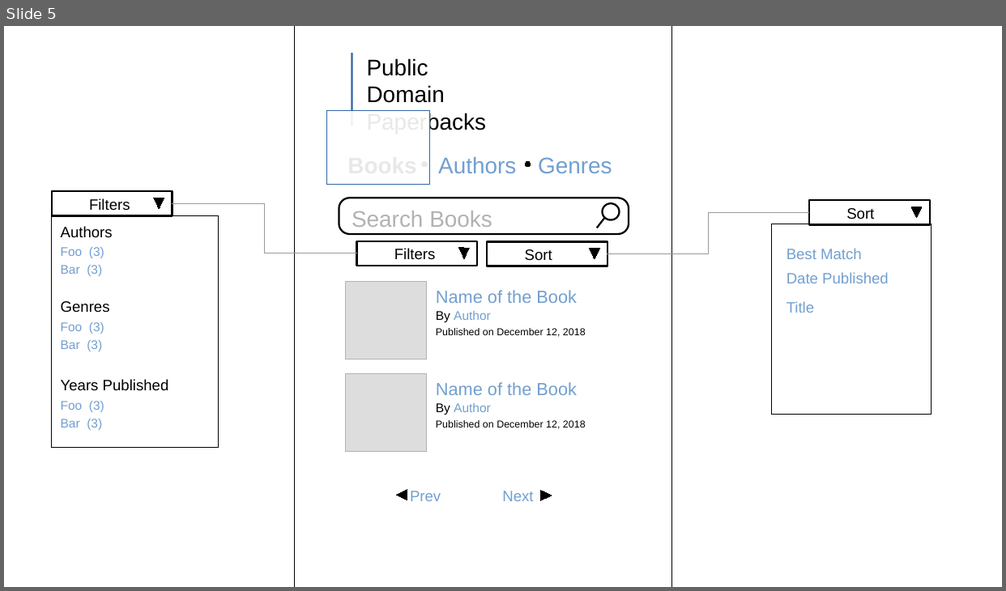
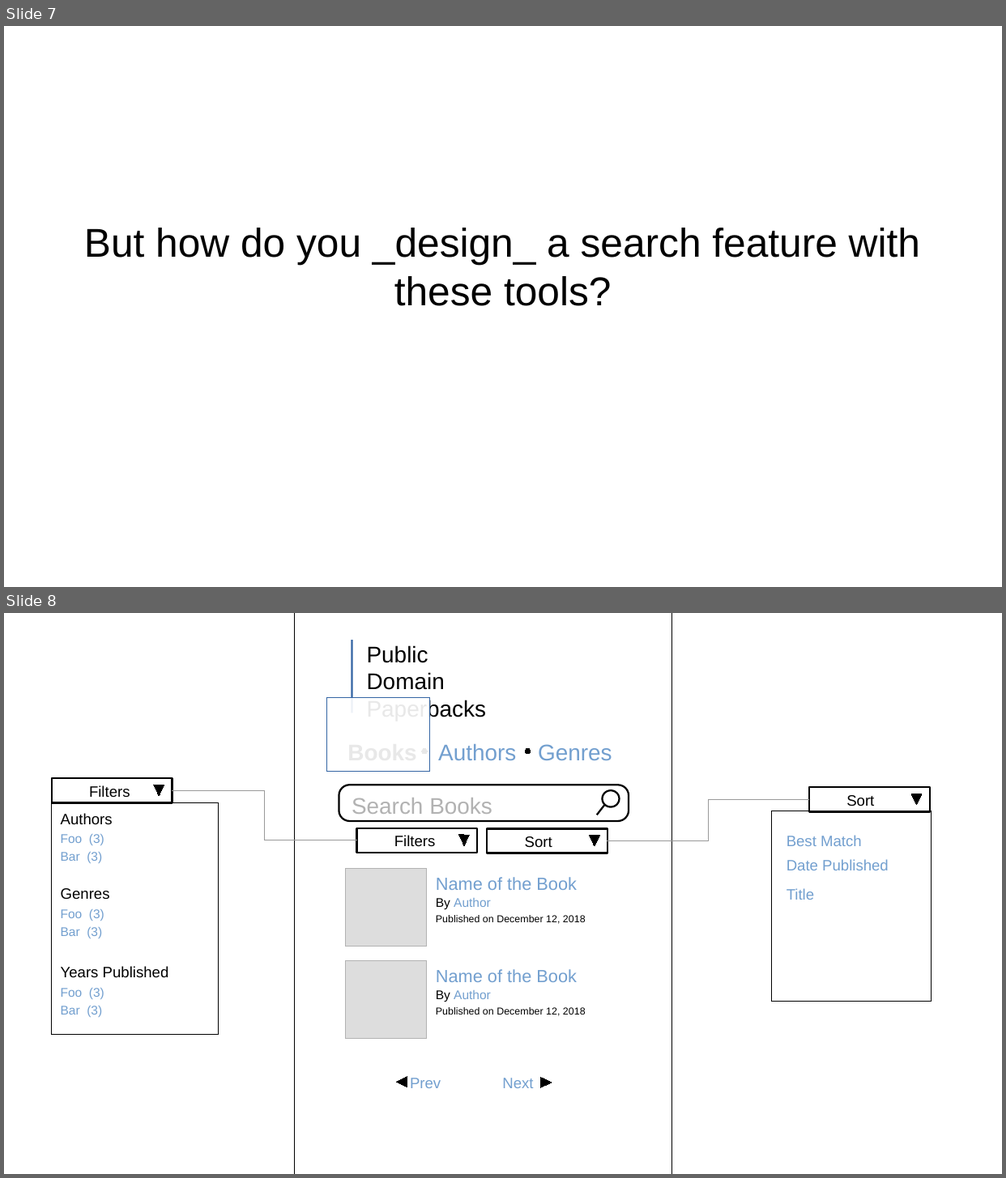
Before and after one commit to chriscressman/architecting-a-search-feature, a slide deck: presentation.odp. Shown one above the other, each under a label of ours: slide 5 before the commit, slides 7 and 8 after it. The pictures are 1006x591 and 1006x1178 pixels, drawn with LibreOffice and Linux fonts; fonts in the diff are those of the drawing. Boxes give left, top, right and bottom in pixels: in the first picture for what was removed or moved away, otherwise in the second. Text is boxed around its words. In the diff, an @@ line names an element or a change of style, - is before the commit and + after.

```diff
--- a/presentation.odp
+++ b/presentation.odp
@@ slide 7 added at bbox=[4, 26, 1002, 587], background #FFFFFF @@
@@ subtitle added at bbox=[84, 228, 920, 306], 32 pt, text #000000 @@
+But how do you _design_ a search feature with these tools?
@@ what was slide 5 is now slide 8 @@
```
Also in this commit, not shown: 64 other slides added, 4 slides removed.
